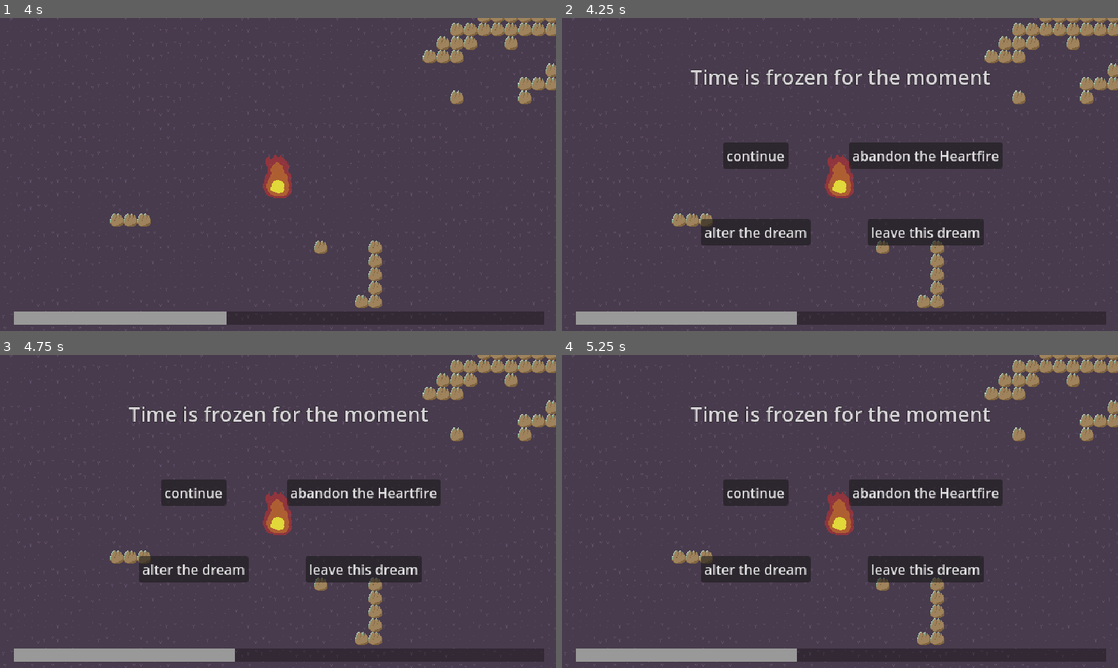
Above: before the commit, frames 1-4 (two rows, left to right).
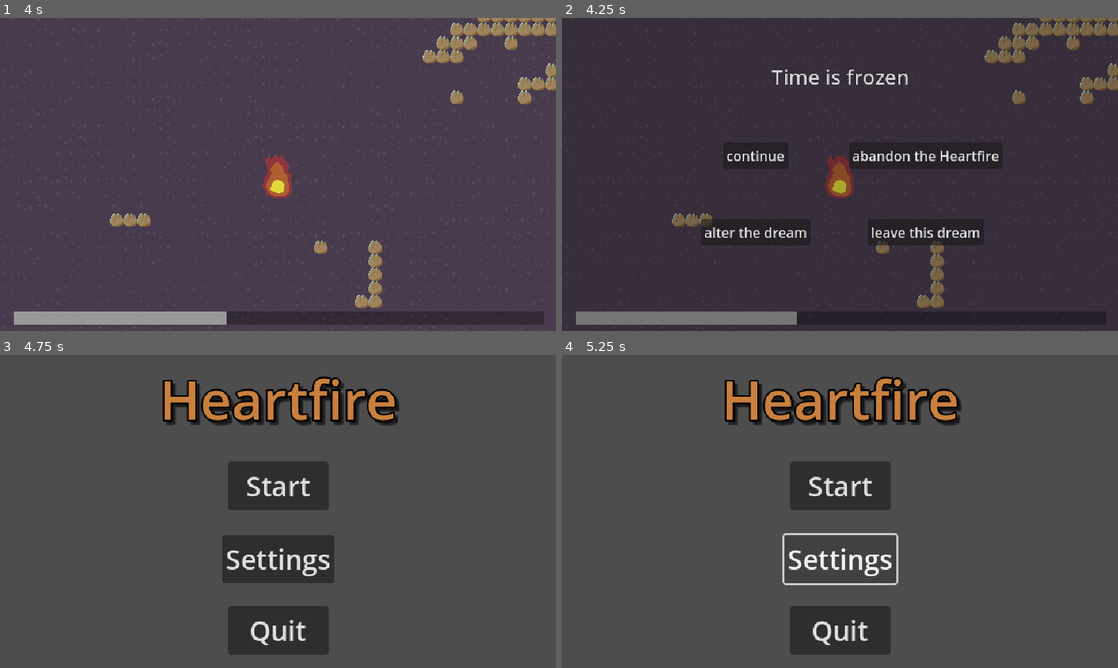
Above: after the commit, the same moments.

Repository: sushitoad/tower-defense-prototype
Game: Godot game, scene res://scenes/test_scene.tscn
Same seed, same stepped clock (60 frames per second), same inputs: the game is played once before the commit and once after it.
Inputs (mouse positions are in pixels of both pictures, inside the frame that each line leads up to):
- Up to frame 1 (4 s): move the mouse to (400, 158) at 0.52 s; tap one key every 0.75 s from 0.6 s: S (CameraDown) A (CameraLeft) D (CameraRight) W (CameraUp); move the mouse to (166, 190) at 1.27 s; move the mouse to (333, 105) at 2.02 s; move the mouse to (250, 237) at 2.77 s; move the mouse to (444, 221) at 3.52 s; click (444, 221) at 3.6 s
- Up to frame 2 (4.25 s): tap Escape (Escape) at 4.15 s
- Up to frame 3 (4.75 s): click "abandon the Heartfire" at 4.25 s
- Up to frame 4 (5.25 s): click "alter the dream" (after the commit: "Settings") at 5 s

Frame 1 is identical in both runs. In frame 2, 6.0% of the frame differs, in the area x 2-100%, y 0-98%; in frame 3, 25%, in the area x 0-100%, y 0-100%; in frame 4, 24%.

Commit message:
bug fixes

Diff:
--- a/scenes/build_ui.tscn
+++ b/scenes/build_ui.tscn
@@ -25,11 +25,13 @@
 
 [node name="BuildUI" type="Control" node_paths=PackedStringArray("chargeIcons") groups=["UI"]]
 layout_mode = 3
-anchors_preset = 15
-anchor_right = 1.0
-anchor_bottom = 1.0
-grow_horizontal = 2
-grow_vertical = 2
+anchors_preset = 7
+anchor_left = 0.5
+anchor_top = 1.0
+anchor_right = 0.5
+anchor_bottom = 1.0
+grow_horizontal = 2
+grow_vertical = 0
 script = ExtResource("1_uej6l")
 chargeIcons = [NodePath("CanvasLayer/ChargeIcon"), NodePath("CanvasLayer/ChargeIcon2"), NodePath("CanvasLayer/ChargeIcon3"), NodePath("CanvasLayer/ChargeIcon4"), NodePath("CanvasLayer/ChargeIcon5")]
 
@@ -37,11 +39,13 @@
 
 [node name="DraftButtonManager" type="Control" parent="CanvasLayer"]
 layout_mode = 3
-anchors_preset = 15
-anchor_right = 1.0
-anchor_bottom = 1.0
-grow_horizontal = 2
-grow_vertical = 2
+anchors_preset = 7
+anchor_left = 0.5
+anchor_top = 1.0
+anchor_right = 0.5
+anchor_bottom = 1.0
+grow_horizontal = 2
+grow_vertical = 0
 script = ExtResource("2_r2a2q")
 metadata/_edit_use_anchors_ = true
 
--- a/scenes/game_end_menu.tscn
+++ b/scenes/game_end_menu.tscn
@@ -22,6 +22,20 @@
 isPauseMenu = true
 
 [node name="CanvasLayer" type="CanvasLayer" parent="."]
+
+[node name="Panel" type="Panel" parent="CanvasLayer"]
+modulate = Color(0, 0, 0, 0.392157)
+anchors_preset = 8
+anchor_left = 0.5
+anchor_top = 0.5
+anchor_right = 0.5
+anchor_bottom = 0.5
+offset_left = -932.0
+offset_top = -578.5
+offset_right = 932.0
+offset_bottom = 578.5
+grow_horizontal = 2
+grow_vertical = 2
 
 [node name="GameEndLabel" type="Label" parent="CanvasLayer"]
 anchors_preset = 8
--- a/scenes/pause_menu.tscn
+++ b/scenes/pause_menu.tscn
@@ -1,8 +1,6 @@
-[gd_scene load_steps=4 format=3 uid="uid://be5pwlhm677p8"]
+[gd_scene load_steps=3 format=3 uid="uid://be5pwlhm677p8"]
 
 [ext_resource type="Script" uid="uid://bsqr7aav537r" path="res://scripts/menu.gd" id="1_n87rw"]
-
-[sub_resource type="StyleBoxEmpty" id="StyleBoxEmpty_myx47"]
 
 [sub_resource type="LabelSettings" id="LabelSettings_uahpa"]
 font_size = 24
@@ -25,7 +23,6 @@
 
 [node name="Panel" type="Panel" parent="CanvasLayer"]
 modulate = Color(0, 0, 0, 0.392157)
-show_behind_parent = true
 anchors_preset = 8
 anchor_left = 0.5
 anchor_top = 0.5
@@ -37,7 +34,6 @@
 offset_bottom = 578.5
 grow_horizontal = 2
 grow_vertical = 2
-theme_override_styles/panel = SubResource("StyleBoxEmpty_myx47")
 
 [node name="Label" type="Label" parent="CanvasLayer"]
 anchors_preset = 8
@@ -51,11 +47,20 @@
 offset_bottom = -98.0
 grow_horizontal = 2
 grow_vertical = 2
-text = "Time is frozen for the moment"
+text = "Time is frozen"
 label_settings = SubResource("LabelSettings_uahpa")
+horizontal_alignment = 1
 
-[node name="continue" type="Button" parent="CanvasLayer"]
-process_mode = 3
+[node name="ButtonHolder" type="Control" parent="CanvasLayer"]
+layout_mode = 3
+anchors_preset = 15
+anchor_right = 1.0
+anchor_bottom = 1.0
+grow_horizontal = 2
+grow_vertical = 2
+
+[node name="continue" type="Button" parent="CanvasLayer/ButtonHolder"]
+layout_mode = 1
 anchors_preset = 8
 anchor_left = 0.5
 anchor_top = 0.5
@@ -67,27 +72,25 @@
 offset_bottom = -7.0
 grow_horizontal = 2
 grow_vertical = 2
-theme_override_font_sizes/font_size = 16
 text = "continue"
 
-[node name="main menu" type="Button" parent="CanvasLayer"]
-process_mode = 3
+[node name="main menu" type="Button" parent="CanvasLayer/ButtonHolder"]
+layout_mode = 1
 anchors_preset = 8
 anchor_left = 0.5
 anchor_top = 0.5
 anchor_right = 0.5
 anchor_bottom = 0.5
-offset_left = 28.0
+offset_left = 10.0
 offset_top = -38.0
-offset_right = 173.0
+offset_right = 191.0
 offset_bottom = -7.0
 grow_horizontal = 2
 grow_vertical = 2
-theme_override_font_sizes/font_size = 16
 text = "abandon the Heartfire"
 
-[node name="settings" type="Button" parent="CanvasLayer"]
-process_mode = 3
+[node name="settings" type="Button" parent="CanvasLayer/ButtonHolder"]
+layout_mode = 1
 anchors_preset = 8
 anchor_left = 0.5
 anchor_top = 0.5
@@ -99,11 +102,10 @@
 offset_bottom = 83.0
 grow_horizontal = 2
 grow_vertical = 2
-theme_override_font_sizes/font_size = 16
 text = "alter the dream"
 
-[node name="quit game" type="Button" parent="CanvasLayer"]
-process_mode = 3
+[node name="quit game" type="Button" parent="CanvasLayer/ButtonHolder"]
+layout_mode = 1
 anchors_preset = 8
 anchor_left = 0.5
 anchor_top = 0.5
@@ -115,10 +117,9 @@
 offset_bottom = 83.0
 grow_horizontal = 2
 grow_vertical = 2
-theme_override_font_sizes/font_size = 16
 text = "leave this dream"
 
-[connection signal="pressed" from="CanvasLayer/continue" to="." method="ResumeGame"]
-[connection signal="pressed" from="CanvasLayer/main menu" to="." method="LoadMainMenu"]
-[connection signal="pressed" from="CanvasLayer/settings" to="." method="OpenSettings"]
-[connection signal="pressed" from="CanvasLayer/quit game" to="." method="ExitGame"]
+[connection signal="pressed" from="CanvasLayer/ButtonHolder/continue" to="." method="ResumeGame"]
+[connection signal="pressed" from="CanvasLayer/ButtonHolder/main menu" to="." method="LoadMainMenu"]
+[connection signal="pressed" from="CanvasLayer/ButtonHolder/settings" to="." method="OpenSettings"]
+[connection signal="pressed" from="CanvasLayer/ButtonHolder/quit game" to="." method="ExitGame"]
--- a/scenes/test_scene.tscn
+++ b/scenes/test_scene.tscn
@@ -53,7 +53,7 @@
 
 [node name="TimeManager" parent="." instance=ExtResource("4_6qxox")]
 unique_name_in_owner = true
-timeToVictory = 10.0
+timeToVictory = 22.0
 
 [node name="BuildUI" parent="." instance=ExtResource("1_g7g4h")]
 
--- a/scripts/menu.gd
+++ b/scripts/menu.gd
@@ -8,7 +8,6 @@
 
 #this is set up so that if the menu is used for a pause menu
 #the level manager needs to instantiate a pause menu scene each time the game is paused
-#and set the "isPaused" bool to true. The node will free itself upon resume
 func _ready() -> void:
 	if isPauseMenu:
 		isPaused.emit()
--- a/scripts/menu_manager.gd
+++ b/scripts/menu_manager.gd
@@ -12,7 +12,7 @@
 	%TimeManager.victoryTimeReached.connect(GameEnd.bind(true))
 
 func _process(delta: float) -> void:
-	if Input.is_action_just_pressed("Escape"):
+	if Input.is_action_just_pressed("Escape") and gameEndMenu == null:
 		if pauseMenu == null:
 			PauseGame()
 		else:
@@ -29,11 +29,9 @@
 func PauseGame():
 	pauseMenu = pauseMenuScene.instantiate()
 	add_child(pauseMenu)
-	print(get_tree().paused)
 
 func UnpauseGame():
 	if pauseMenu != null:
 		pauseMenu.ResumeGame()
-		print(pauseMenu)
 	else:
 		get_tree().paused = false
Not shown: 1 places in scenes/build_ui.tscn that only renumber resources
